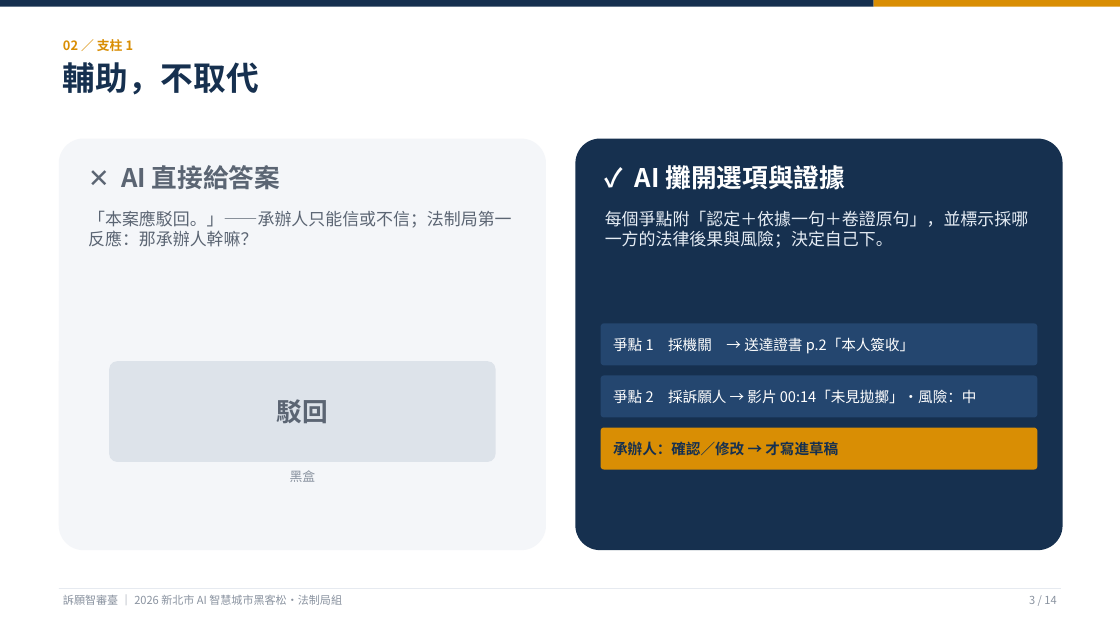
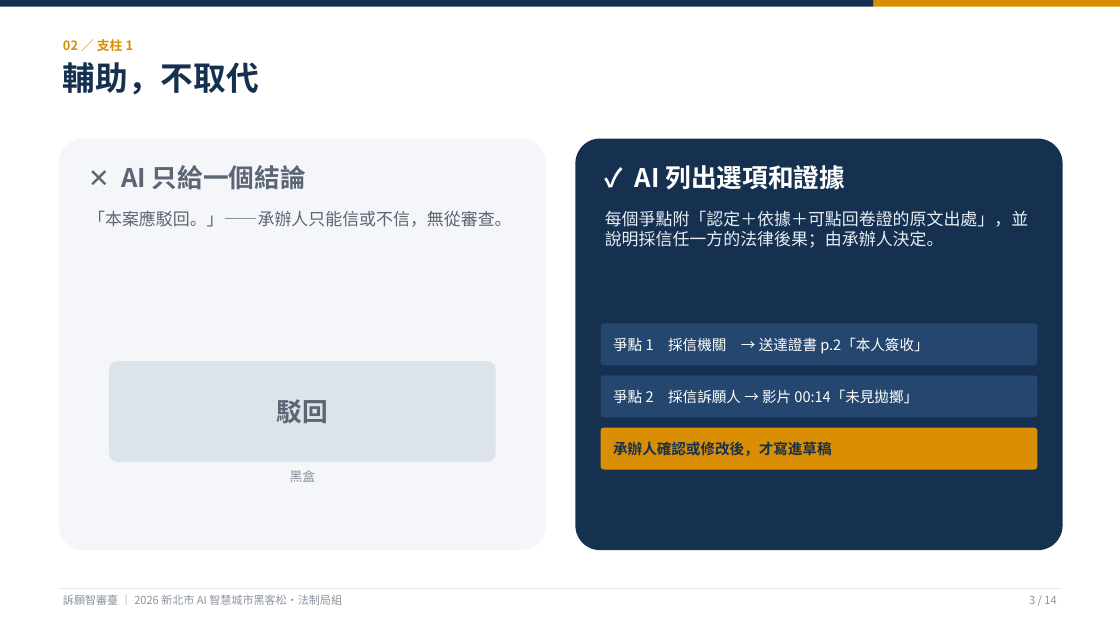
Before and after one commit to KevinMursh/hackathon_wisxxxx, a slide deck: slide 3 of docs/提案/提案簡報-訴願智審臺.pptx. Drawn at 1120x630 pixels with LibreOffice and Linux fonts; fonts in the diff are those of the drawing. Boxes give left, top, right and bottom in pixels: in the first picture for what was removed or moved away, otherwise in the second. Text is boxed around its words. In the diff, an @@ line names an element or a change of style, - is before the commit and + after.

```diff
--- a/docs/提案/提案簡報-訴願智審臺.pptx
+++ b/docs/提案/提案簡報-訴願智審臺.pptx
@@ text at [121,165,306,190]: text changed @@
-✕ AI 直接給答案
+✕ AI 只給一個結論
@@ text at [635,165,845,190]: text changed @@
-✓ AI 攤開選項與證據
+✓ AI 列出選項和證據
@@ text at [88,210,511,227]: text changed @@
-「本案應駁回。」——承辦人只能信或不信；法制局第一反應：那承辦人幹嘛？
+「本案應駁回。」——承辦人只能信或不信，無從審查。
@@ text at [605,210,1028,248]: text changed @@
-每個爭點附「認定＋依據一句＋卷證原句」，並標示採哪一方的法律後果與風險；決定自己下。
+每個爭點附「認定＋依據＋可點回卷證的原文出處」，並說明採信任一方的法律後果；由承辦人決定。
@@ text at [613,337,928,354]: text changed @@
-爭點 1 採機關 → 送達證書 p.2「本人簽收」
+爭點 1 採信機關 → 送達證書 p.2「本人簽收」
@@ text at [613,389,918,404]: text changed @@
-爭點 2 採訴願人 → 影片 00:14「未見拋擲」・風險：中
+爭點 2 採信訴願人 → 影片 00:14「未見拋擲」
@@ text at [613,441,831,456]: text changed @@
-承辦人：確認／修改 → 才寫進草稿
+承辦人確認或修改後，才寫進草稿
```
Also in this commit, not shown: 13 other slides changed, 4 other files.
